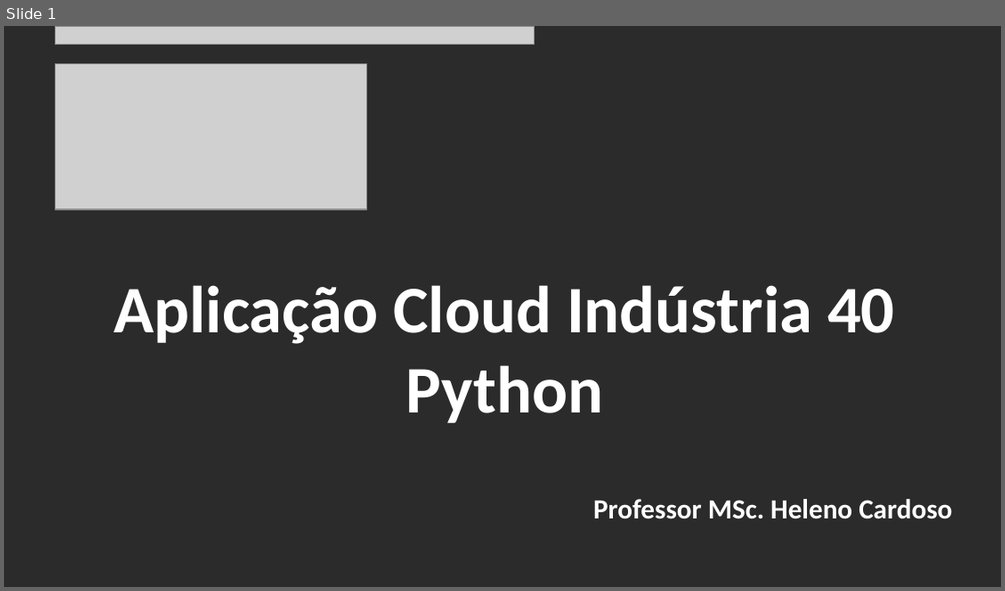
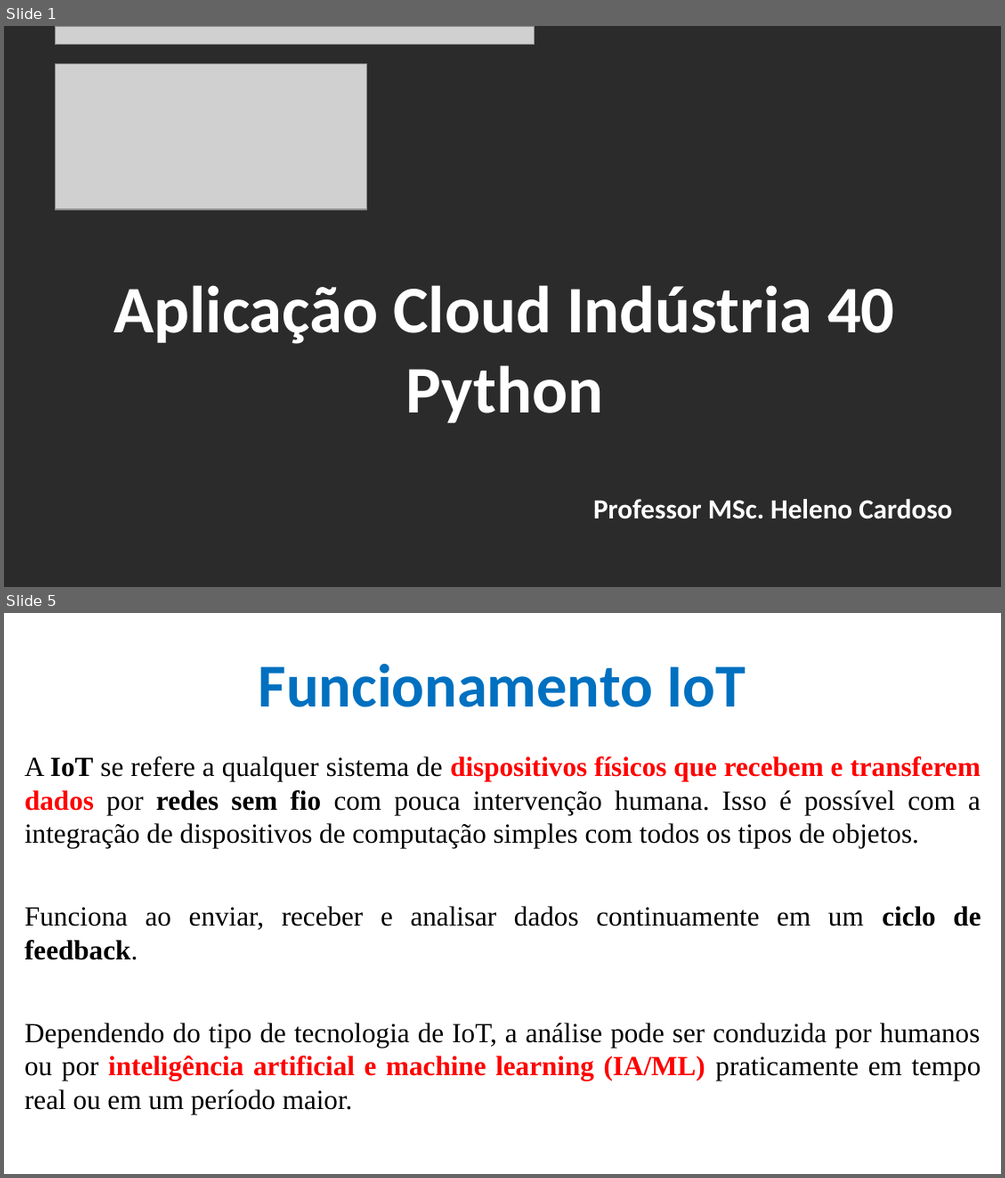
Before and after one commit to CloudEducationBrazil/WydenArea1AplicacaoCloudIndustria40Python, a slide deck: 01 Classes/Aula 01 - Aplicação Cloud Indústria 40 Python.pptx. Shown one above the other, each under a label of ours: slide 1 before the commit, slides 1 and 5 after it; the slides between them are not shown. The pictures are 1005x591 and 1005x1178 pixels, drawn with LibreOffice and Linux fonts; fonts in the diff are those of the drawing; grey boxes stand for pictures; background and template pictures are left out; a plain dark background stands for a picture behind light text. Boxes give left, top, right and bottom in pixels: in the first picture for what was removed or moved away, otherwise in the second. Text is boxed around its words. In the diff, an @@ line names an element or a change of style, - is before the commit and + after.

```diff
--- a/01 Classes/Aula 01 - Aplicação Cloud Indústria 40 Python.pptx
+++ b/01 Classes/Aula 01 - Aplicação Cloud Indústria 40 Python.pptx
@@ slide 5 added at [4, 613, 1001, 1174], background picture (left out) @@
@@ title added at [259, 664, 745, 707], 44 pt, text #0070C0, bold @@
+Funcionamento IoT
@@ text added at [24, 756, 981, 1114], 20 pt, text #000000 @@
+A IoT se refere a qualquer sistema de dispositivos físicos que recebem e transferem dados por redes sem fio com pouca intervenção humana. Isso é possível com a integração de dispositivos de computação simples com todos os tipos de objetos.
+Funciona ao enviar, receber e analisar dados continuamente em um ciclo de feedback.
+Dependendo do tipo de tecnologia de IoT, a análise pode ser conduzida por humanos ou por inteligência artificial e machine learning (IA/ML) praticamente em tempo real ou em um período maior.
```
Also in this commit, not shown: 7 slides changed, 14 other slides added, 1 slide removed, 2 other files.
